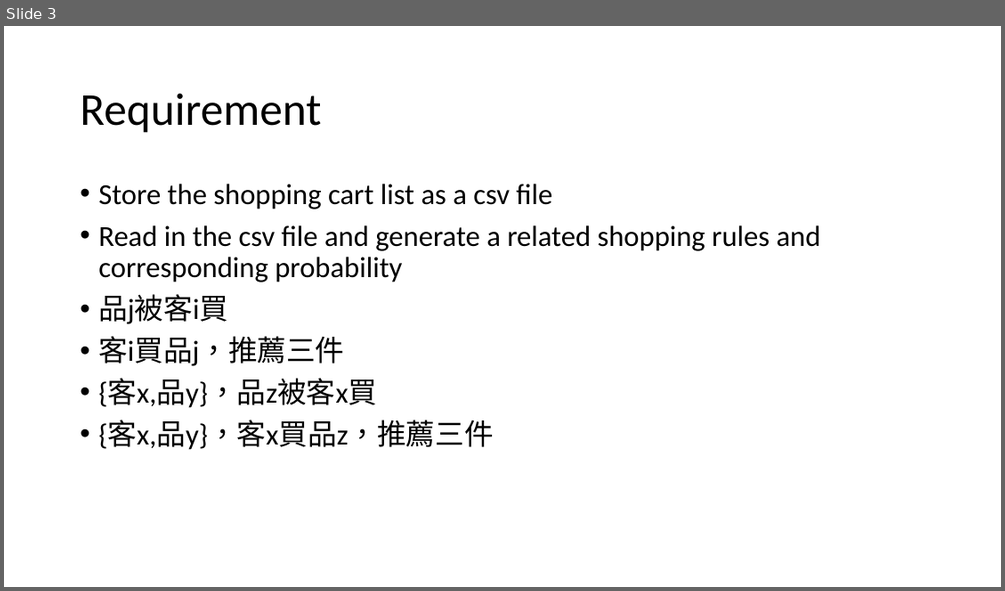
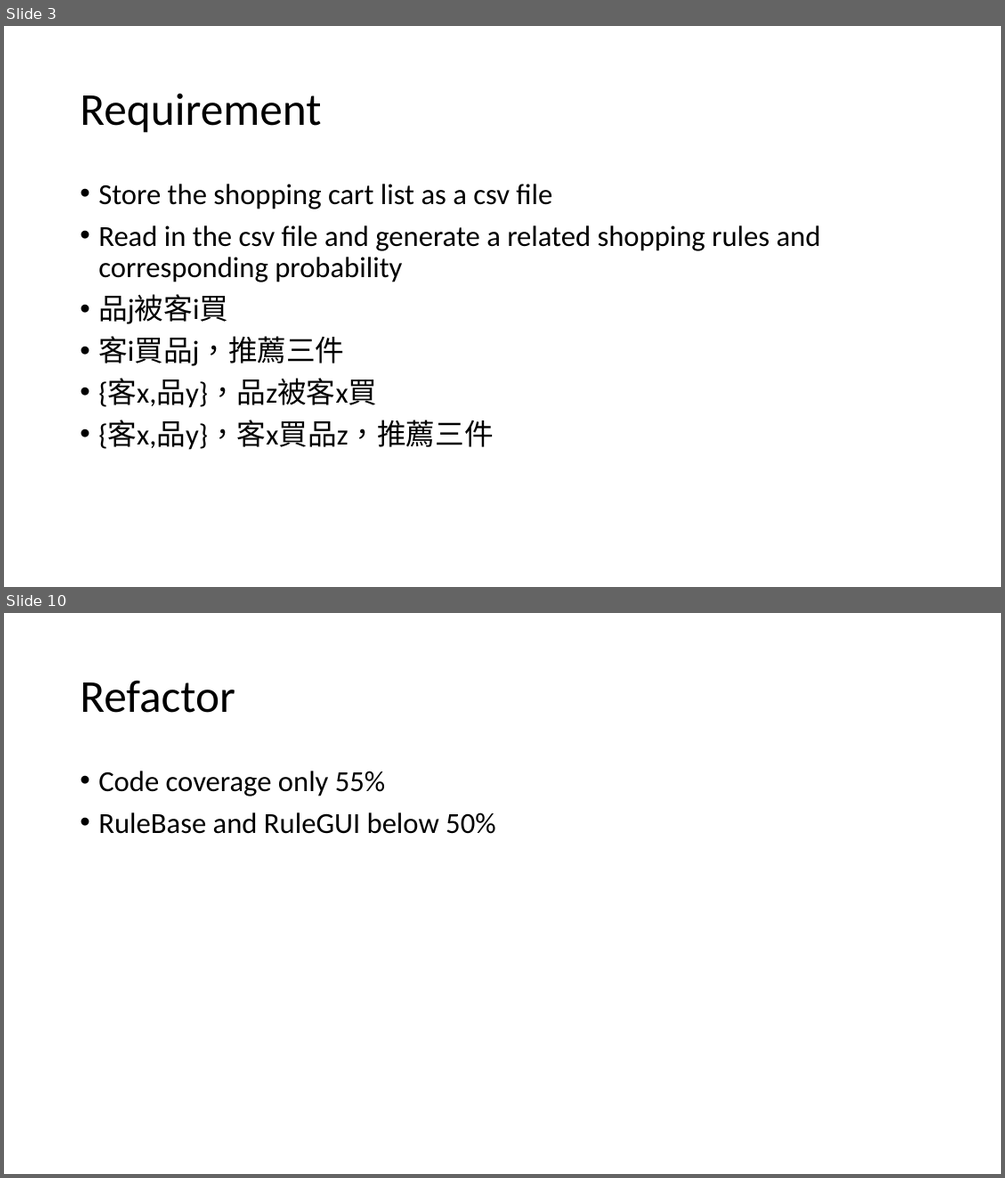
Before and after one commit to ernie55ernie/ShoppingCart, a slide deck: DM_PJ03_Probability.pptx. Shown one above the other, each under a label of ours: slide 3 before the commit, slides 3 and 10 after it; the slides between them are not shown. The pictures are 1005x591 and 1005x1178 pixels, drawn with LibreOffice and Linux fonts; fonts in the diff are those of the drawing. Boxes give left, top, right and bottom in pixels: in the first picture for what was removed or moved away, otherwise in the second. Text is boxed around its words. In the diff, an @@ line names an element or a change of style, - is before the commit and + after.

```diff
--- a/DM_PJ03_Probability.pptx
+++ b/DM_PJ03_Probability.pptx
@@ slide 10 added at (x1=4, y1=613, x2=1001, y2=1174), background #FFFFFF @@
@@ title added at (x1=80, y1=680, x2=235, y2=713), 44 pt, text #000000 @@
+Refactor
@@ text added at (x1=98, y1=771, x2=495, y2=834), 28 pt, text #000000 @@
+• Code coverage only 55%
+• RuleBase and RuleGUI below 50%
```
Also in this commit, not shown: 4 slides changed, 4 other slides added, 5 other files.
